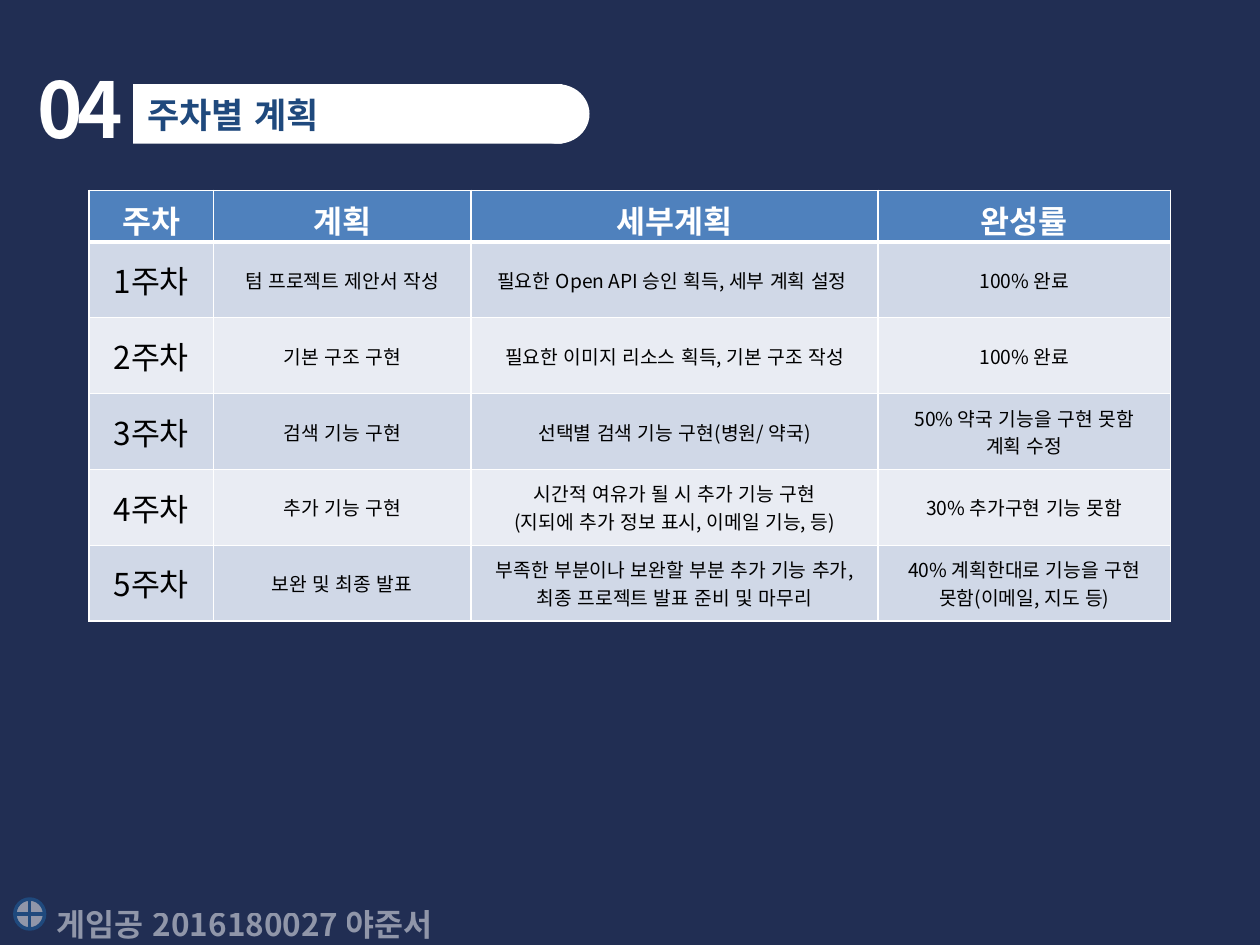
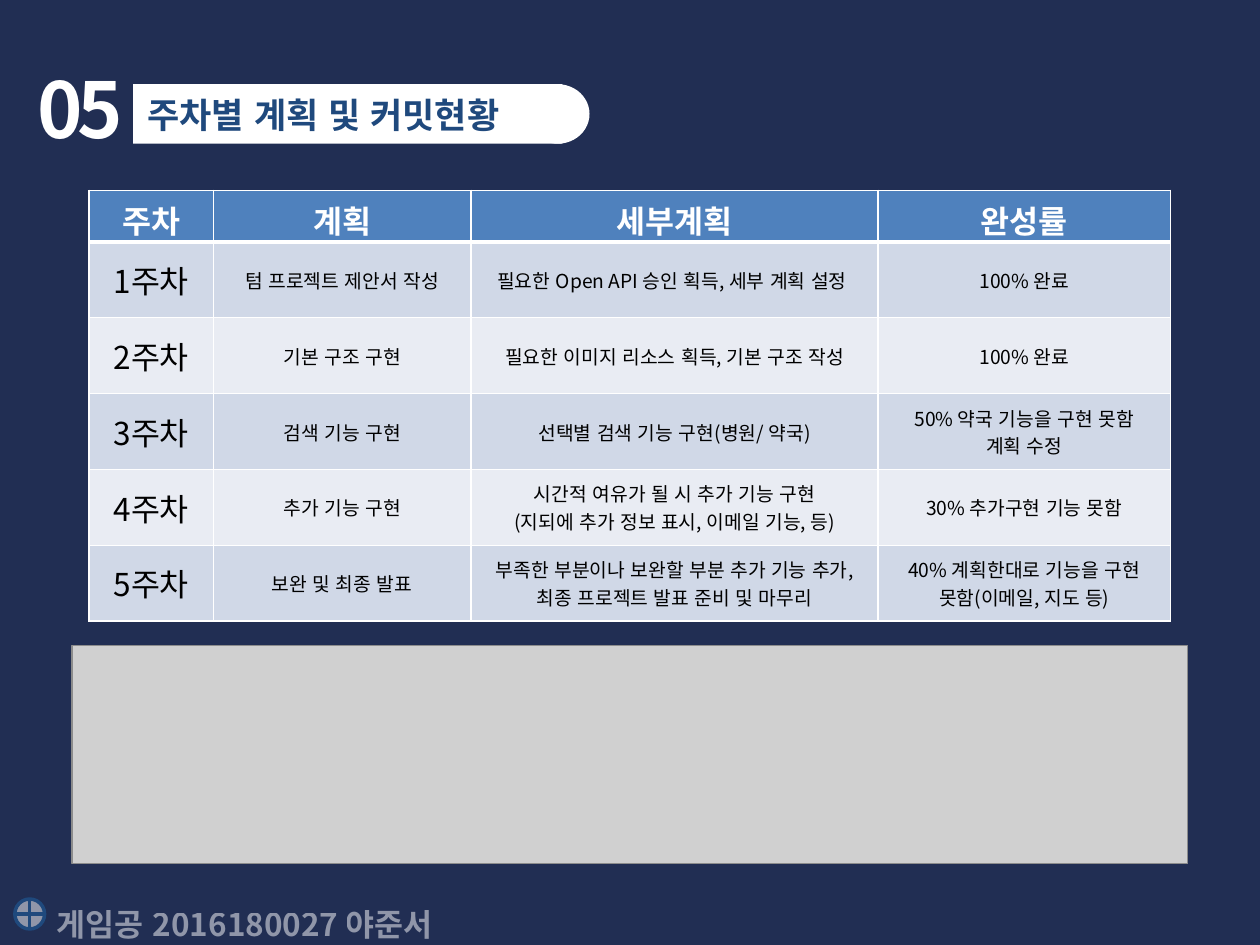
Before and after one commit to yajunseo/script-language-term-project, a slide deck: slide 8 of 발표/최종보고서-2016180027야준서.pptx (slide 7 before the commit). Drawn at 1260x945 pixels with LibreOffice and Linux fonts; fonts in the diff are those of the drawing; grey boxes stand for pictures. Boxes give left, top, right and bottom in pixels: in the first picture for what was removed or moved away, otherwise in the second. Text is boxed around its words. In the diff, an @@ line names an element or a change of style, - is before the commit and + after.

```diff
--- a/발표/최종보고서-2016180027야준서.pptx
+++ b/발표/최종보고서-2016180027야준서.pptx
@@ text at bbox=[37, 80, 123, 139]: text changed @@
-04
+05
@@ text at bbox=[148, 98, 499, 131]: text changed @@
-주차별 계획
+주차별 계획 및 커밋현황
@@ picture added at bbox=[72, 645, 1187, 863] @@
```
Also in this commit, not shown: 5 other slides changed, 1 slide added, 1 other file.
